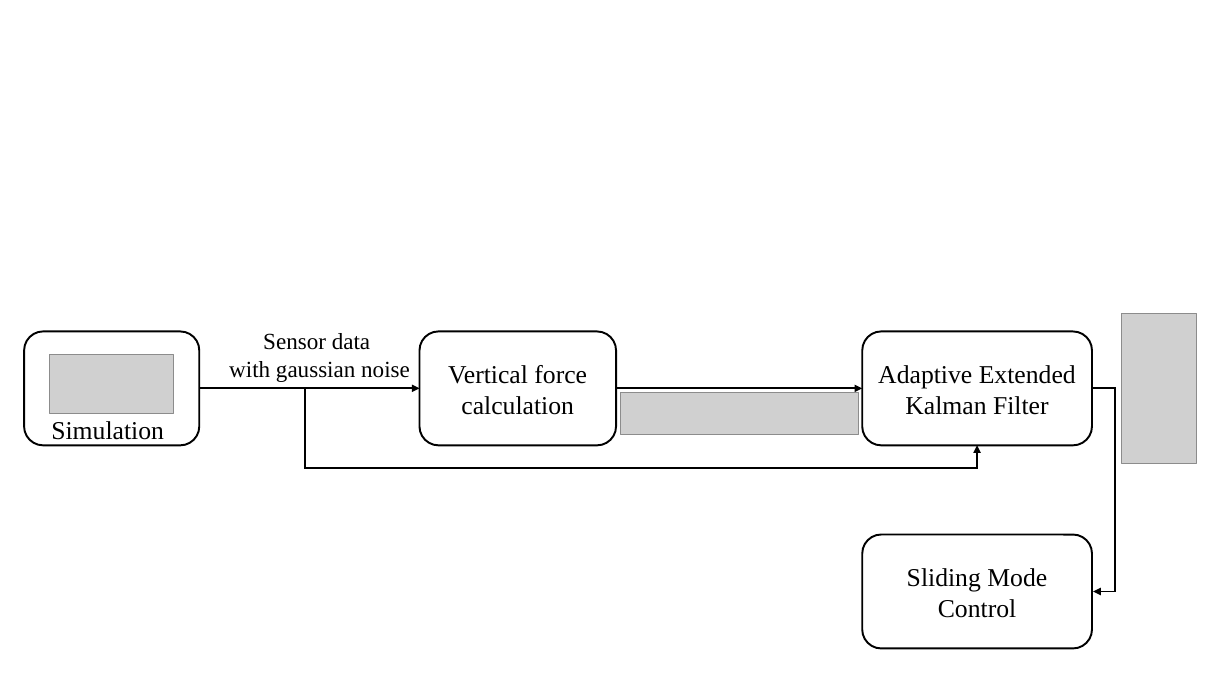
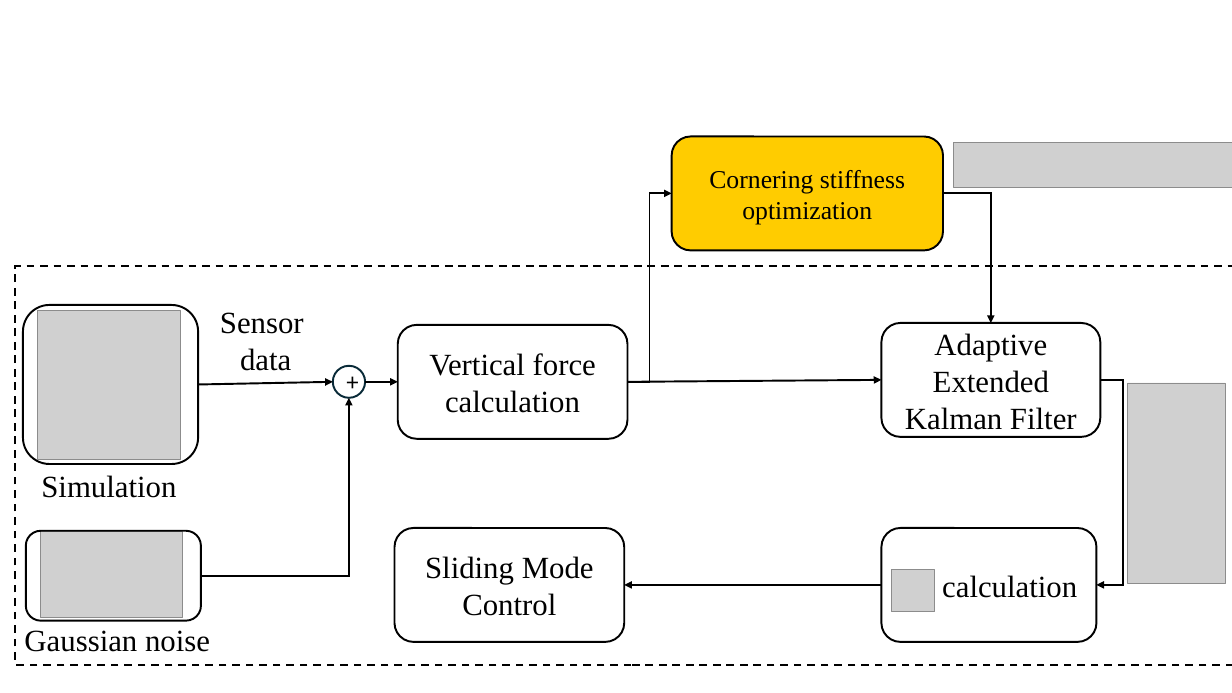
Before and after one commit to IITP-Load-Balancing-SMEET/Torque-Vectoring, a slide deck: slide 2 of Paper/논문그림.pptx. Drawn at 1232x693 pixels with LibreOffice and Linux fonts; fonts in the diff are those of the drawing; grey boxes stand for pictures. Boxes give left, top, right and bottom in pixels: in the first picture for what was removed or moved away, otherwise in the second. Text is boxed around its words. In the diff, an @@ line names an element or a change of style, - is before the commit and + after.

```diff
--- a/Paper/논문그림.pptx
+++ b/Paper/논문그림.pptx
@@ group added at [16,137,1232,665]: 3 rounded rectangles, 3 elbow arrows, 3 pictures, 2 arrows, 1 rectangle, 1 text, 1 ellipse @@
+calculation
+Cornering stiffness optimization
+Gaussian noise
++
@@ rounded rectangle: place and size @@
-rounded rectangle at [24,332,200,445]
+rounded rectangle at [23,305,199,464]
@@ picture added at [37,311,180,458] @@
@@ text at [220,312,304,371]: text changed; size 18 to 24 pt @@
-Sensor data
-with gaussian noise
+Sensor
+data
@@ rounded rectangle "Vertical force": place and size @@
-rounded rectangle "Vertical force" at [420,332,616,445]
+rounded rectangle "Vertical force" at [397,325,628,439]
@@ rounded rectangle "Adaptive Extended Kalman Filter": place and size @@
-rounded rectangle "Adaptive Extended Kalman Filter" at [862,332,1092,445]
+rounded rectangle "Adaptive Extended Kalman Filter" at [882,323,1101,437]
@@ picture removed at [50,355,174,414] @@
@@ arrow moved from (200, 388) - (420, 388) to (198, 384) - (333, 382) @@
@@ elbow arrow removed from (200, 388) to (977, 445) @@
@@ arrow moved from (616, 388) - (862, 388) to (628, 382) - (882, 380) @@
@@ elbow arrow moved from (1092, 388) - (1093, 592) to (1101, 380) - (1097, 585) @@
@@ picture: place and size @@
-picture at [1121,313,1197,463]
+picture at [1128,383,1226,583]
@@ picture removed at [621,393,859,435] @@
@@ text "Simulation": place and size @@
-text "Simulation" at [51,421,164,445]
+text "Simulation" at [41,475,176,498]
@@ size 20 to 24 pt in 4 elements at [882,323,1101,437], [397,325,628,439], [41,475,176,498], [395,528,625,641] @@
@@ rounded rectangle "Sliding Mode Control": place and size @@
-rounded rectangle "Sliding Mode Control" at [862,534,1092,648]
+rounded rectangle "Sliding Mode Control" at [395,528,625,641]
```
Also in this commit, not shown: 28 other files.
